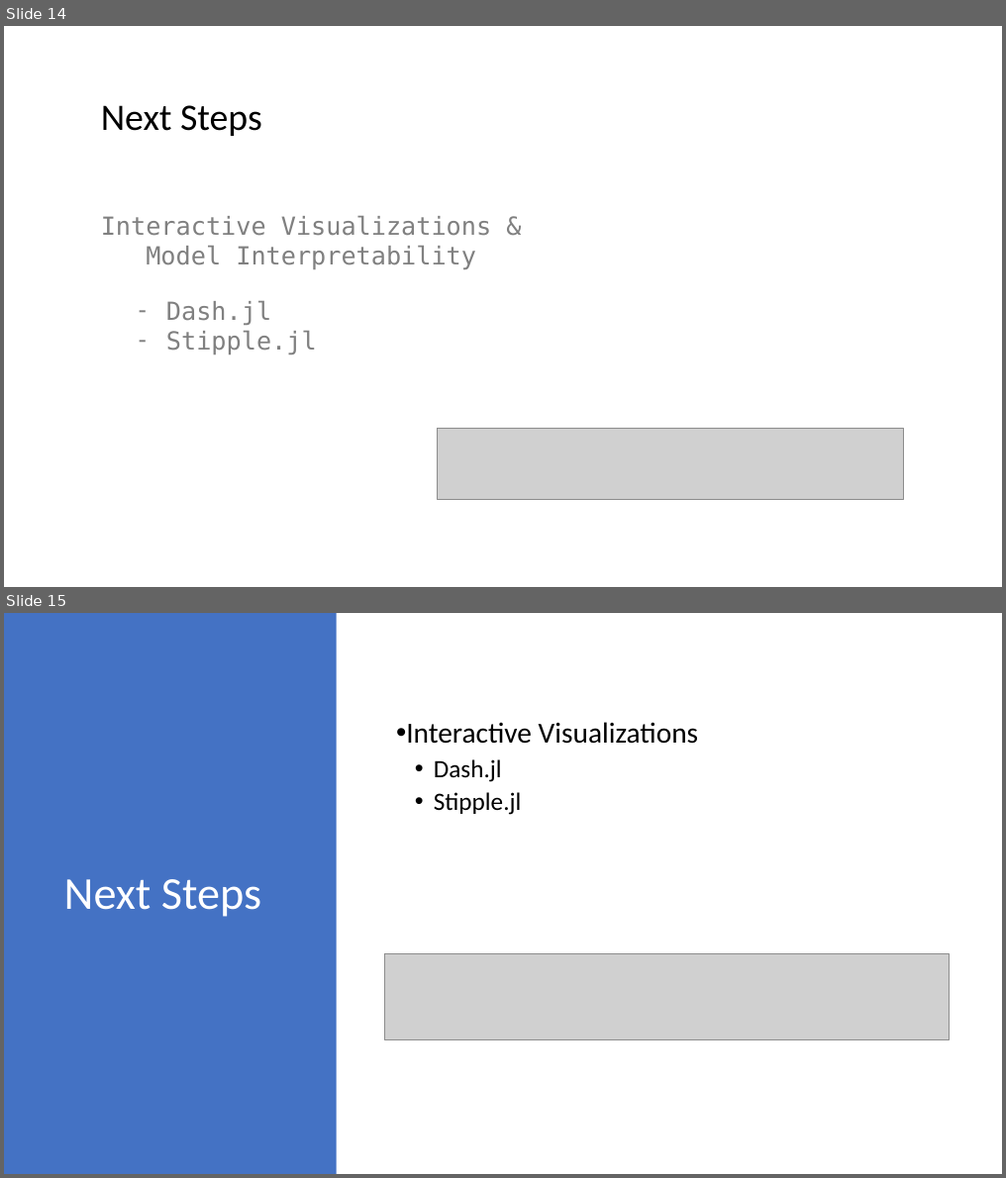
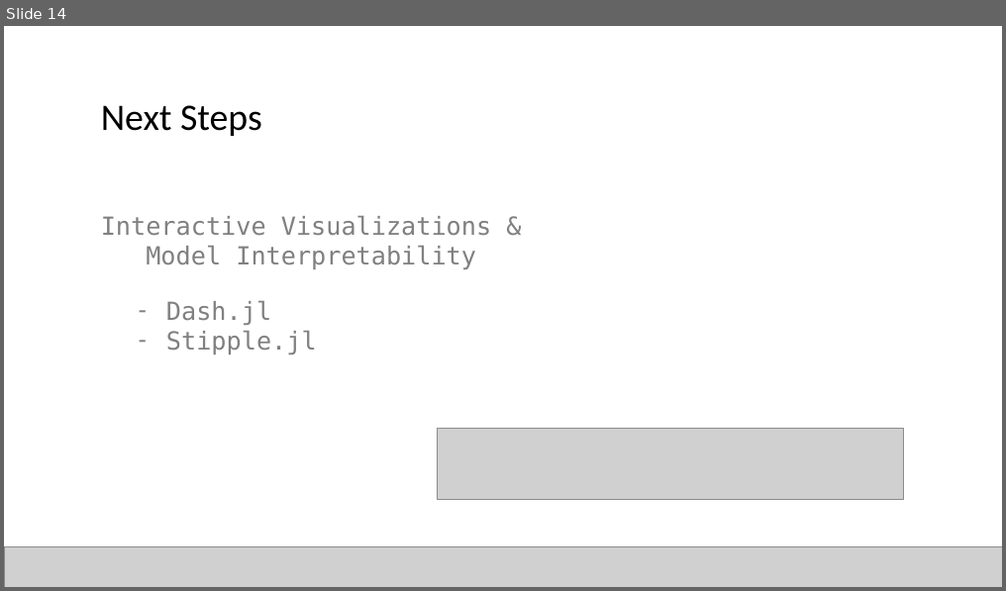
Before and after one commit to JuliaComputing/ScoringEngineDemo.jl, a slide deck: webinar-2022-02-15.pptx. Shown one above the other, each under a label of ours: slides 14 and 15 before the commit, slide 14 after it. The pictures are 1006x1178 and 1006x591 pixels, drawn with LibreOffice and Linux fonts; fonts in the diff are those of the drawing; grey boxes stand for pictures. Boxes give left, top, right and bottom in pixels: in the first picture for what was removed or moved away, otherwise in the second. Text is boxed around its words. In the diff, an @@ line names an element or a change of style, - is before the commit and + after.

```diff
--- a/webinar-2022-02-15.pptx
+++ b/webinar-2022-02-15.pptx
@@ slide 15 removed at bbox=[4, 613, 1002, 1174], background #FFFFFF @@
@@ rectangle removed at bbox=[4, 613, 337, 1174] @@
@@ text removed at bbox=[406, 722, 699, 815] @@
-• Interactive Visualizations
-  • Dash.jl
-  • Stipple.jl
@@ text removed at bbox=[64, 879, 261, 917] @@
-Next Steps
@@ picture removed at bbox=[385, 955, 949, 1041] @@
@@ slide 14 changed as well @@
@@ picture added at bbox=[4, 547, 1002, 587] @@
```
Also in this commit, not shown: 12 other slides changed, 1 slide added, 1 other slide removed, 5 other files.
